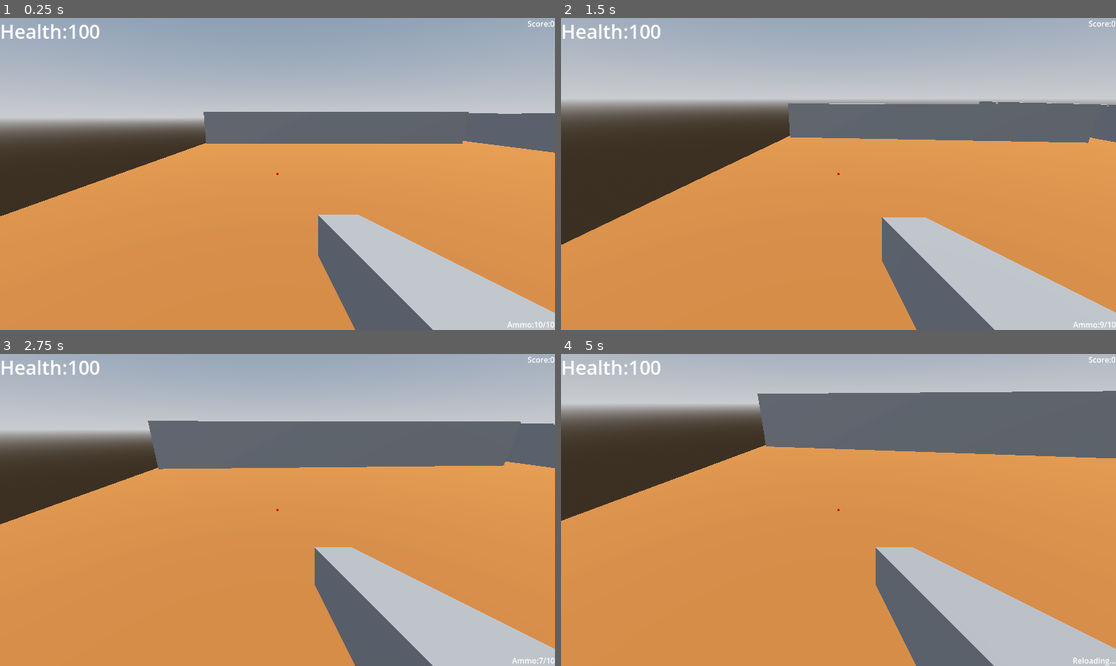
Above: before the commit, frames 1-4 (two rows, left to right).
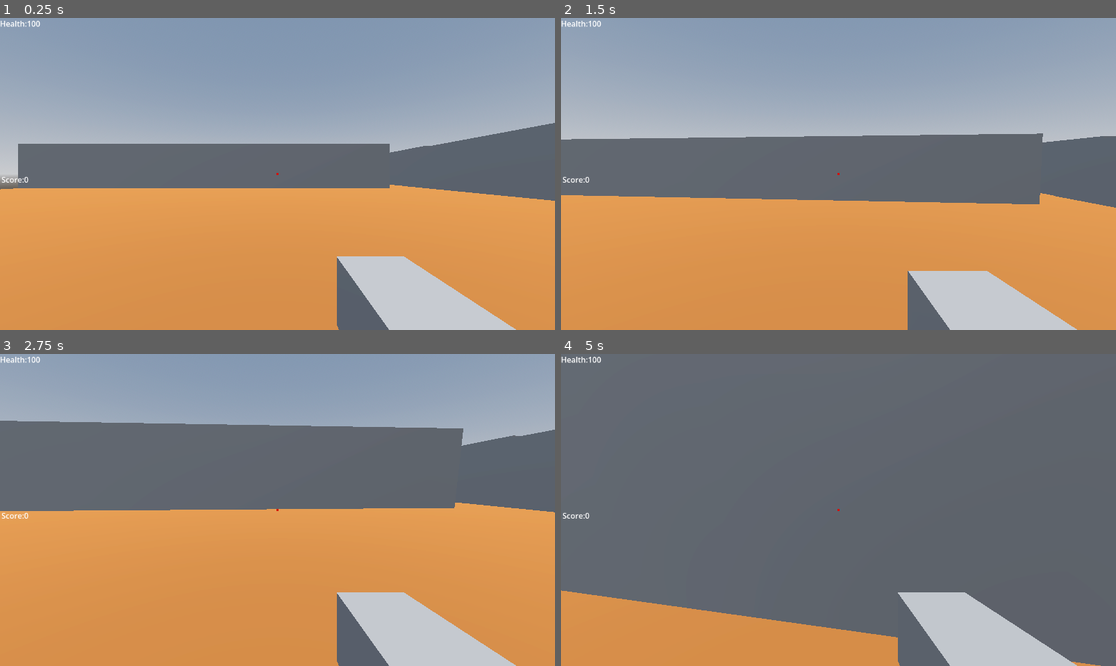
Above: after the commit, the same moments.

Repository: mohsin111111111/pkbg
Game: Godot game, scene res://world.tscn
The game is run twice, just before and just after one commit, with the same random seed, the same clock (stepped at 60 frames per second) and the same inputs.
Inputs (mouse positions are in pixels of both pictures, inside the frame that each line leads up to):
- Up to frame 1 (0.25 s): no input
- Up to frame 2 (1.5 s): tap Enter (ui_accept) at 0.5, 0.77 s; move the mouse to (866, 174) at 0.52 s; hold Up (ui_up) from 0.53 s (still down); click (866, 174) at 0.6 s; move the mouse to (810, 174) at 1.27 s; right-click (810, 174) at 1.35 s
- Up to frame 3 (2.75 s): keep holding Up (ui_up); tap Enter (ui_accept) at 1.52 s; click (249, 510) at 1.55 s; move the mouse to (288, 503) at 2.02 s; click (288, 503) at 2.1 s
- Up to frame 4 (5 s): keep holding Up (ui_up); move the mouse to (832, 516) at 2.77 s; tap Shift (sprint) at 2.85 s; tap Enter (ui_accept) at 3.02, 3.77, 4.52 s; click (832, 516) at 3.05 s; move the mouse to (877, 513) at 3.52 s; tap Alt at 3.6 s; click (877, 513) at 3.8 s; tap R (reload) at 4.15 s; move the mouse to (794, 506) at 4.27 s; click (794, 506) at 4.35 s

The runs differ from the first frame. In frame 1, 49% of the frame differs, in the area x 0-100%, y 0-100%; in frame 2, 60%; in frame 3, 42%; in frame 4, 73%.

Commit message:
fixing bugs like headshot and making map more actionable

Diff:
--- a/enemy.tscn
+++ b/enemy.tscn
@@ -7,13 +7,13 @@
 albedo_color = Color(0.4745098, 1, 0.43529412, 1)
 
 [sub_resource type="BoxShape3D" id="BoxShape3D_7xaro"]
-size = Vector3(1, 3, 1)
+size = Vector3(1, 2.5, 1)
+
+[sub_resource type="SphereShape3D" id="SphereShape3D_4gyqm"]
+radius = 1.5
 
 [sub_resource type="SphereShape3D" id="SphereShape3D_7k104"]
 radius = 0.7501762
-
-[sub_resource type="SphereShape3D" id="SphereShape3D_4gyqm"]
-radius = 1.5
 
 [sub_resource type="StandardMaterial3D" id="StandardMaterial3D_4gyqm"]
 albedo_color = Color(0, 0.003921569, 0.003921569, 1)
@@ -22,7 +22,7 @@
 script = ExtResource("1_7k104")
 
 [node name="CSGBox3D" type="CSGBox3D" parent="." unique_id=2076974408]
-size = Vector3(1, 3, 1)
+size = Vector3(1, 2.5, 1)
 material = SubResource("StandardMaterial3D_7k104")
 
 [node name="CollisionShape3D" type="CollisionShape3D" parent="." unique_id=1852507962]
@@ -30,17 +30,18 @@
 
 [node name="NavigationAgent3D" type="NavigationAgent3D" parent="." unique_id=1894083981]
 
-[node name="Head" type="Area3D" parent="." unique_id=1181387556]
-transform = Transform3D(1, 0, 0, 0, 1, 0, 0, 0, 1, 0, 1.2376382, 0)
-script = ExtResource("2_4gyqm")
-
-[node name="CollisionShape3D" type="CollisionShape3D" parent="Head" unique_id=42148296]
-shape = SubResource("SphereShape3D_7k104")
-
 [node name="AttackZone" type="Area3D" parent="." unique_id=23562018]
+collision_layer = 0
 
 [node name="CollisionShape3D" type="CollisionShape3D" parent="AttackZone" unique_id=1166689608]
 shape = SubResource("SphereShape3D_4gyqm")
+
+[node name="Head" type="Area3D" parent="AttackZone" unique_id=1181387556]
+transform = Transform3D(1, 0, 0, 0, 1, 0, 0, 0, 1, 0, 1.3960447, 0)
+script = ExtResource("2_4gyqm")
+
+[node name="CollisionShape3D" type="CollisionShape3D" parent="AttackZone/Head" unique_id=42148296]
+shape = SubResource("SphereShape3D_7k104")
 
 [node name="Visor" type="CSGBox3D" parent="." unique_id=3874964]
 transform = Transform3D(1, 0, 0, 0, 1, 0, 0, 0, 1, 0, 0.3, -0.5)
--- a/head.gd
+++ b/head.gd
@@ -6,43 +6,4 @@
 	var main_zombie=get_parent()
 	if main_zombie != null and main_zombie.has_method("take_damage"):
 		main_zombie.health = 0
-		main_zombie.take_damage(
-
-
-
-
-
-
-
-
-
-
-
-
-
-
-
-
-
-
-
-
-
-
-
-
-
-
-
-
-
-
-
-
-
-
-
-
-
-
-		)
+		main_zombie.take_damage()
--- a/player.gd
+++ b/player.gd
@@ -51,7 +51,7 @@
 			var hit_object = raycast.get_collider()
 
 			print("---PULLED TRIGGER---")
-			print("My laser just hit :",hit_object.name)
+			print("My laser just hit this exact thing :",hit_object.name)
 			if hit_object.has_method("take_damage"):
 				hit_object.take_damage()
 			elif hit_object.get_parent() !=null and hit_object.get_parent().has_method("take_damage"):
--- a/player.tscn
+++ b/player.tscn
@@ -1,3 +1,68 @@
 [gd_scene format=3 uid="uid://546vxj5unv6e"]
 
+[ext_resource type="Script" uid="uid://dvphdk3alnw0e" path="res://player.gd" id="1_4flbx"]
+
+[sub_resource type="CapsuleShape3D" id="CapsuleShape3D_onrkg"]
+
+[sub_resource type="BoxMesh" id="BoxMesh_4flbx"]
+size = Vector3(0.3, 0.6, 0.3)
+
 [node name="Player" type="CharacterBody3D" unique_id=2113813744]
+script = ExtResource("1_4flbx")
+
+[node name="CollisionShape3D" type="CollisionShape3D" parent="." unique_id=214602291]
+shape = SubResource("CapsuleShape3D_onrkg")
+
+[node name="Camera3D" type="Camera3D" parent="." unique_id=1222297623]
+transform = Transform3D(1, 0, 0, 0, 1, 0, 0, 0, 1, 0, 0.7497239, 0)
+
+[node name="RayCast3D" type="RayCast3D" parent="Camera3D" unique_id=1775160092]
+transform = Transform3D(1, 0, 0, 0, 1, 0, 0, 0, 1, -0.014034271, -0.07722318, -1.3876526)
+target_position = Vector3(0, 0, -50)
+collision_mask = 7
+
+[node name="MeshInstance3D" type="MeshInstance3D" parent="Camera3D" unique_id=1481594176]
+transform = Transform3D(1, 0, 0, 0, -4.371139e-08, 1, 0, -1, -4.371139e-08, 0.4128424, -0.51691437, -0.6042544)
+mesh = SubResource("BoxMesh_4flbx")
+
+[node name="HUD" type="CanvasLayer" parent="." unique_id=1409783941]
+
+[node name="HealthText" type="Label" parent="HUD" unique_id=557442889]
+offset_right = 40.0
+offset_bottom = 23.0
+
+[node name="ScoreText" type="Label" parent="HUD" unique_id=795215130]
+anchors_preset = -1
+anchor_left = 0.019000001
+anchor_top = 0.51900005
+anchor_right = 0.019000001
+anchor_bottom = 0.51900005
+offset_left = -18.888
+offset_top = -12.312042
+offset_right = 18.112
+offset_bottom = 12.687958
+
+[node name="AmmoText" type="Label" parent="HUD" unique_id=1325650480]
+anchors_preset = -1
+anchor_left = 0.665
+anchor_top = -0.029000001
+anchor_right = 0.665
+anchor_bottom = -0.029000001
+offset_left = -214.08002
+offset_top = -16.208
+offset_right = -118.08002
+offset_bottom = 15.792
+
+[node name="Crosshair" type="ColorRect" parent="HUD" unique_id=563504028]
+anchors_preset = 8
+anchor_left = 0.5
+anchor_top = 0.5
+anchor_right = 0.5
+anchor_bottom = 0.5
+offset_left = -2.0
+offset_top = -2.0
+offset_right = 2.0
+offset_bottom = 2.0
+grow_horizontal = 2
+grow_vertical = 2
+color = Color(0.8376361, 0.053137094, 9.62615e-08, 1)
--- a/world.tscn
+++ b/world.tscn
@@ -1,11 +1,11 @@
 [gd_scene format=3 uid="uid://tco8eq576y5w"]
 
 [ext_resource type="PackedScene" uid="uid://dct6nnhky21n4" path="res://red_door.tscn" id="1_aqk2v"]
-[ext_resource type="Script" uid="uid://dvphdk3alnw0e" path="res://player.gd" id="1_f3sb7"]
 [ext_resource type="PackedScene" uid="uid://dvkban7aiq1h0" path="res://enemy.tscn" id="2_fj7yv"]
 [ext_resource type="PackedScene" uid="uid://cpyeuplq6c1dx" path="res://health_pack.tscn" id="3_tlwt5"]
 [ext_resource type="PackedScene" uid="uid://1j3n8pqmwslw" path="res://red_key.tscn" id="5_036b0"]
 [ext_resource type="PackedScene" uid="uid://c5ubjjcc8onhx" path="res://barrrel.tscn" id="6_dwbse"]
+[ext_resource type="PackedScene" uid="uid://546vxj5unv6e" path="res://player.tscn" id="7_gbfbk"]
 [ext_resource type="PackedScene" uid="uid://vcoy74j3yaxb" path="res://spawner.tscn" id="7_pkg7o"]
 
 [sub_resource type="ProceduralSkyMaterial" id="ProceduralSkyMaterial_fj7yv"]
@@ -21,8 +21,6 @@
 tonemap_mode = 2
 glow_enabled = true
 
-[sub_resource type="CapsuleShape3D" id="CapsuleShape3D_fj7yv"]
-
 [sub_resource type="NavigationMesh" id="NavigationMesh_fj7yv"]
 vertices = PackedVector3Array(-50.118896, -5.9604645e-08, -49.5, -50.118896, -5.9604645e-08, 49.5, 48.881104, -5.9604645e-08, 49.5, 48.881104, -5.9604645e-08, -49.5)
 polygons = [PackedInt32Array(3, 2, 0), PackedInt32Array(0, 2, 1)]
@@ -31,7 +29,8 @@
 albedo_color = Color(0.6432653, 0.35803646, 0.14776722, 1)
 
 [sub_resource type="StandardMaterial3D" id="StandardMaterial3D_gbfbk"]
-albedo_color = Color(0.27760467, 0.2622902, 0.16053751, 1)
+albedo_color = Color(0.33120587, 0.3549559, 0.2971592, 1)
+metallic = 0.7
 
 [sub_resource type="StandardMaterial3D" id="StandardMaterial3D_pkg7o"]
 albedo_color = Color(0.3137255, 0.49019608, 0.15686275, 1)
@@ -88,76 +87,6 @@
 [node name="DirectionalLight3D" type="DirectionalLight3D" parent="." unique_id=1298992977]
 transform = Transform3D(1, 0, 0, 0, 0.060421377, 0.99817294, 0, -0.99817294, 0.060421377, 0, 5.9280605, 0)
 
-[node name="Player" type="CharacterBody3D" parent="." unique_id=1003812761 groups=["Player"]]
-transform = Transform3D(1, 0, 0, 0, 1, 0, 0, 0, 1, 0, -0.4266138, 42.851112)
-script = ExtResource("1_f3sb7")
-
-[node name="CollisionShape3D" type="CollisionShape3D" parent="Player" unique_id=91415920]
-shape = SubResource("CapsuleShape3D_fj7yv")
-
-[node name="Camera3D" type="Camera3D" parent="Player" unique_id=649585981]
-transform = Transform3D(1, 0, 0, 0, 0.96900713, 0.24703287, 0, -0.24703287, 0.96900713, -37.988174, 3.5256133, -3.8595428)
-fov = 1.0
-
-[node name="GUN" type="CSGBox3D" parent="Player/Camera3D" unique_id=908967411]
-transform = Transform3D(1, 0, 0, 0, 1, 0, 0, 0, 1, 0.3, -0.3, -0.6)
-size = Vector3(0.2, 0.2, 1)
-
-[node name="RayCast3D" type="RayCast3D" parent="Player/Camera3D" unique_id=715387651]
-target_position = Vector3(0, 0, -50)
-collide_with_areas = true
-
-[node name="HUD" type="CanvasLayer" parent="Player" unique_id=2053224005]
-
-[node name="HealthText" type="Label" parent="Player/HUD" unique_id=925519738]
-offset_right = 40.0
-offset_bottom = 23.0
-theme_override_font_sizes/font_size = 40
-text = "Health: 100
-"
-
-[node name="CrossHair" type="ColorRect" parent="Player/HUD" unique_id=488114299]
-anchors_preset = 8
-anchor_left = 0.5
-anchor_top = 0.5
-anchor_right = 0.5
-anchor_bottom = 0.5
-offset_left = -2.0
-offset_top = -2.0
-offset_right = 2.0
-offset_bottom = 2.0
-grow_horizontal = 2
-grow_vertical = 2
-color = Color(0.7921569, 0.07450981, 0, 1)
-metadata/_edit_use_anchors_ = true
-
-[node name="ScoreText" type="Label" parent="Player/HUD" unique_id=481321914]
-anchors_preset = 1
-anchor_left = 1.0
-anchor_right = 1.0
-offset_left = -57.0
-offset_bottom = 23.0
-grow_horizontal = 0
-text = "Score:0"
-metadata/_edit_use_anchors_ = true
-
-[node name="AmmoText" type="Label" parent="Player/HUD" unique_id=237030719]
-anchors_preset = 3
-anchor_left = 1.0
-anchor_top = 1.0
-anchor_right = 1.0
-anchor_bottom = 1.0
-offset_left = -40.0
-offset_top = -23.0
-grow_horizontal = 0
-grow_vertical = 0
-
-[node name="HealthPack" parent="Player/HUD" unique_id=286112280 instance=ExtResource("3_tlwt5")]
-transform = Transform3D(1, 0, 0, 0, 1, 0, 0, 0, 1, 16.71712, 1.4928322, 12.836164)
-
-[node name="HealthPack2" parent="Player/HUD" unique_id=356905415 instance=ExtResource("3_tlwt5")]
-transform = Transform3D(1, 0, 0, 0, 1, 0, 0, 0, 1, 20.649647, 1.057342, 14.955593)
-
 [node name="NavigationRegion3D" type="NavigationRegion3D" parent="." unique_id=704408807]
 transform = Transform3D(1, 0, 0, 0, 1, 0, 0, 0, 1, 0, -0.06995201, 0)
 navigation_mesh = SubResource("NavigationMesh_fj7yv")
@@ -182,26 +111,34 @@
 transform = Transform3D(1, 0, 0, 0, 1, 0, 0, 0, 1, 27.36613, 3.6267223, -37.22351)
 
 [node name="CompundWall" type="CSGBox3D" parent="." unique_id=1905849477]
-transform = Transform3D(1, 0, 0, 0, 1, 0, 0, 0, 1, 25.384647, 0, 0.72689986)
-custom_aabb = AABB(20, 6, 1, 0, 0, 0)
+transform = Transform3D(1, 0, 0, 0, 1, 0, 0, 0, 1, 25.31049, 1.364687, 0.3948686)
 use_collision = true
-size = Vector3(53.02063, 8, 4)
+size = Vector3(50.2511, 5.089966, 1.6640625)
 material = SubResource("StandardMaterial3D_gbfbk")
 
 [node name="SupplyCrate_Low" type="CSGBox3D" parent="." unique_id=399779763]
-transform = Transform3D(1, 0, 0, 0, 1, 0, 0, 0, 1, 3.3520508, 0, -2.297184)
+transform = Transform3D(1, 0, 0, 0, 1, 0, 0, 0, 1, 1.3430758, 0, -1.1270351)
 use_collision = true
 size = Vector3(2, 1.5, 2)
 material = SubResource("StandardMaterial3D_pkg7o")
 
 [node name="SupplyCrate_High" type="CSGBox3D" parent="." unique_id=328694119]
-transform = Transform3D(1, 0, 0, 0, 1, 0, 0, 0, 1, 13.265511, 0, -2.297184)
+transform = Transform3D(1, 0, 0, 0, 1, 0, 0, 0, 1, 3.4275875, 0, -1.506515)
 use_collision = true
 size = Vector3(2, 3, 2)
 material = SubResource("StandardMaterial3D_pkg7o")
 
 [node name="ExtractionPlatform" type="CSGBox3D" parent="." unique_id=656576540]
-transform = Transform3D(1, 0, 0, 0, 1, 0, 0, 0, 1, 13.265511, 0, 2.7167056)
+transform = Transform3D(1, 0, 0, 0, 1, 0, 0, 0, 1, 2.990654, 0, 2.7167056)
 use_collision = true
 size = Vector3(6, 4.5, 4)
 material = SubResource("StandardMaterial3D_pkg7o")
+
+[node name="ExtractionPlatform2" type="CSGBox3D" parent="." unique_id=1616584276]
+transform = Transform3D(1, 0, 0, 0, 1, 0, 0, 0, 1, 6.2330465, 0.13011146, -1.3315556)
+use_collision = true
+size = Vector3(3.699646, 4.7602234, 2.9213867)
+material = SubResource("StandardMaterial3D_pkg7o")
+
+[node name="Player" parent="." unique_id=2113813744 groups=["Player"] instance=ExtResource("7_gbfbk")]
+transform = Transform3D(1, 0, 0, 0, 1, 0, 0, 0, 1, -18.89431, 0, 24.759037)
